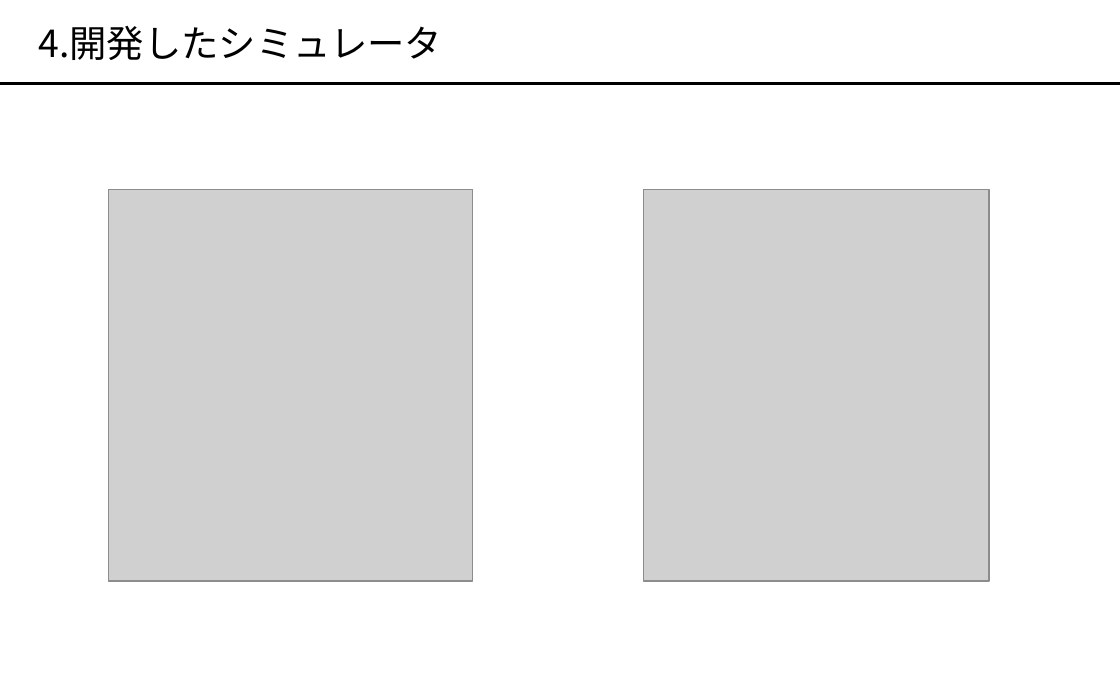
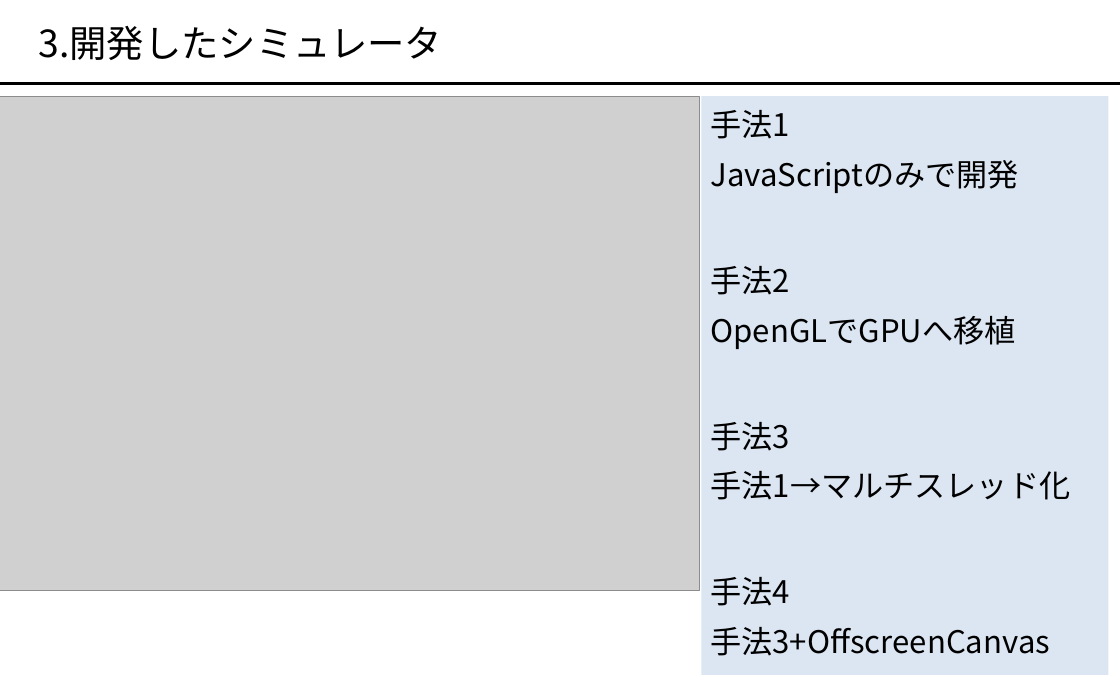
Before and after one commit to okmtaoo/-, a slide deck: slide 4 of presentation/出す.pptx (slide 6 before the commit). Drawn at 1120x700 pixels with LibreOffice and Linux fonts; fonts in the diff are those of the drawing; grey boxes stand for pictures. Boxes give left, top, right and bottom in pixels: in the first picture for what was removed or moved away, otherwise in the second. Text is boxed around its words. In the diff, an @@ line names an element or a change of style, - is before the commit and + after.

```diff
--- a/presentation/出す.pptx
+++ b/presentation/出す.pptx
@@ text at (39, 26, 443, 60): text changed @@
-4.開発したシミュレータ
+3.開発したシミュレータ
@@ picture added at (0, 96, 699, 591) @@
@@ rectangle added at (701, 96, 1109, 675), fill #DCE6F2 @@
@@ text added at (710, 110, 790, 139), 20 pt, text #000000 @@
+手法1
@@ text added at (710, 160, 1019, 193), 20 pt, text #000000 @@
+JavaScriptのみで開発
@@ picture removed at (109, 189, 473, 581) @@
@@ picture removed at (643, 189, 989, 581) @@
@@ text added at (710, 266, 790, 295), 20 pt, text #000000 @@
+手法2
@@ text added at (710, 316, 1015, 349), 20 pt, text #000000 @@
+OpenGLでGPUへ移植
@@ text added at (710, 422, 790, 451), 20 pt, text #000000 @@
+手法3
@@ text added at (710, 471, 1070, 500), 20 pt, text #000000 @@
+手法1→マルチスレッド化
@@ text added at (710, 577, 790, 606), 20 pt, text #000000 @@
+手法4
@@ text added at (710, 627, 1050, 656), 20 pt, text #000000 @@
+手法3+OffscreenCanvas
```
Also in this commit, not shown: 4 other slides changed, 9 slides added, 4 slides removed, 47 other files.
